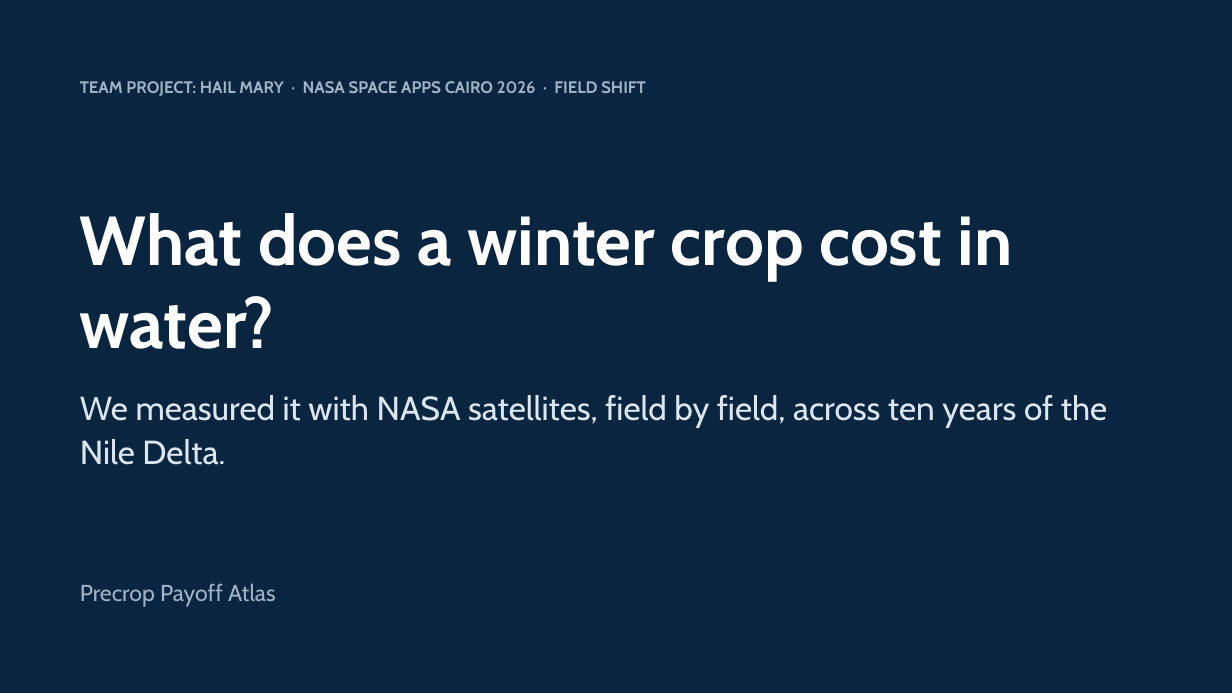
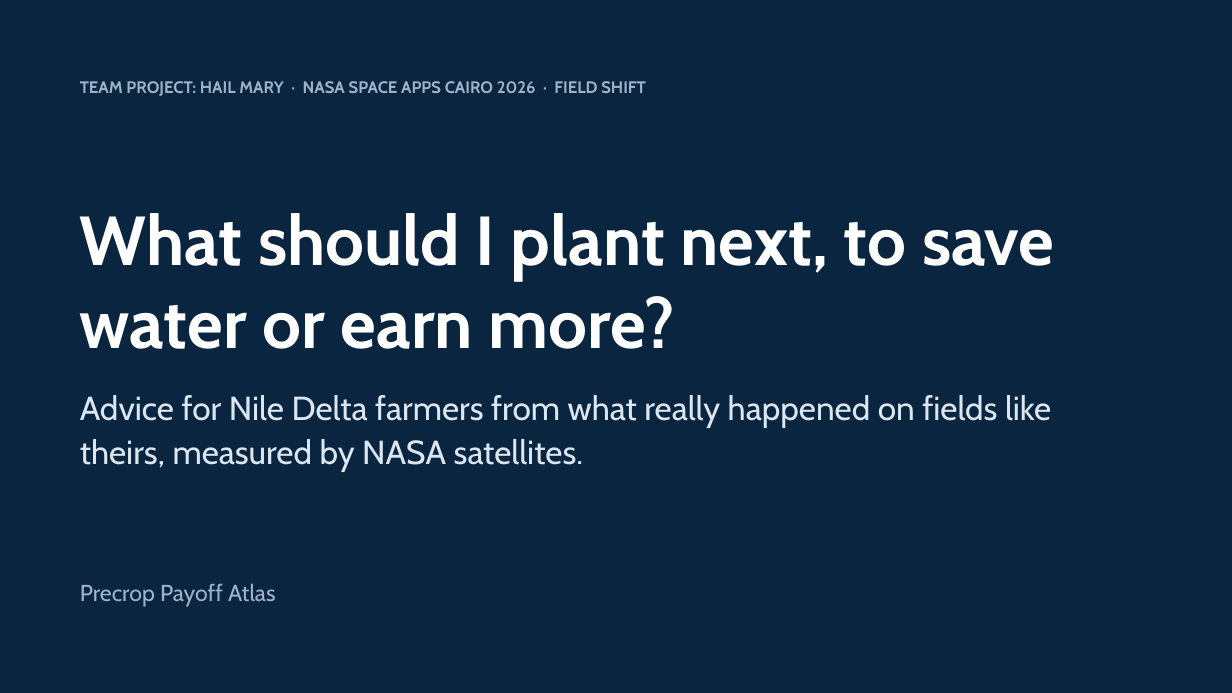
Before and after one commit to ManuelGamal/hail-mary-fieldshift, a slide deck: slide 1 of docs/submission/deck_water.pptx. Drawn at 1232x693 pixels with LibreOffice and Linux fonts; fonts in the diff are those of the drawing. Boxes give left, top, right and bottom in pixels: in the first picture for what was removed or moved away, otherwise in the second. Text is boxed around its words. In the diff, an @@ line names an element or a change of style, - is before the commit and + after.

Commit message:
Reframe as farmer advice tool; water result as first worked example

```diff
--- a/docs/submission/deck_water.pptx
+++ b/docs/submission/deck_water.pptx
@@ text at (x1=80, y1=213, x2=1054, y2=349): text changed @@
-What does a winter crop cost in water?
+What should I plant next, to save water or earn more?
@@ text at (x1=80, y1=395, x2=1051, y2=472): text changed @@
-We measured it with NASA satellites, field by field, across ten years of the Nile Delta.
+Advice for Nile Delta farmers from what really happened on fields like theirs, measured by NASA satellites.
```
Also in this commit, not shown: 1 other slide changed, 5 other files.
